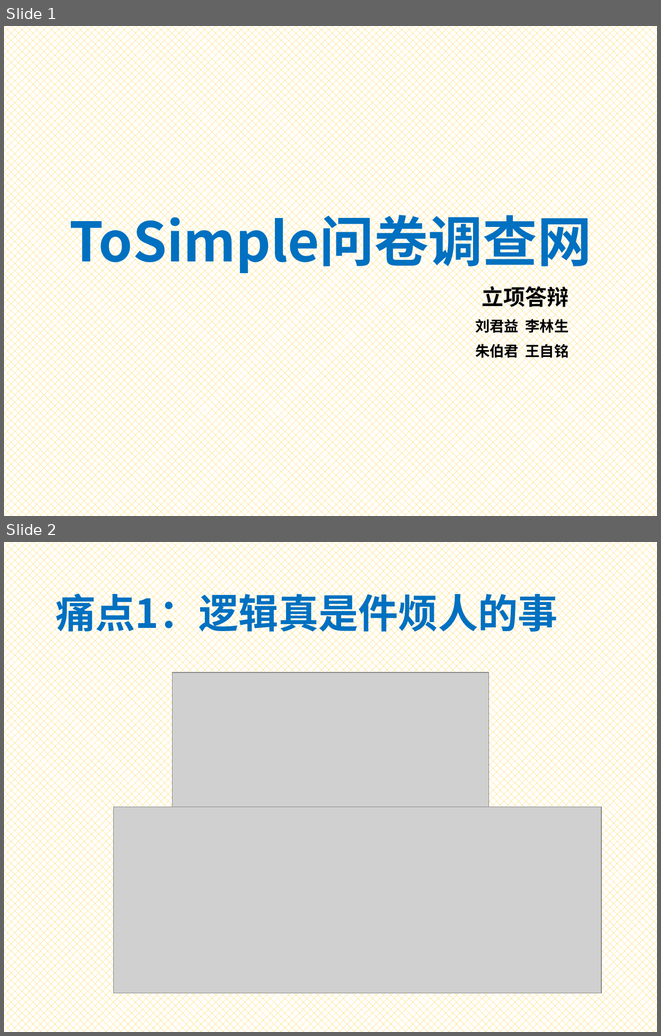
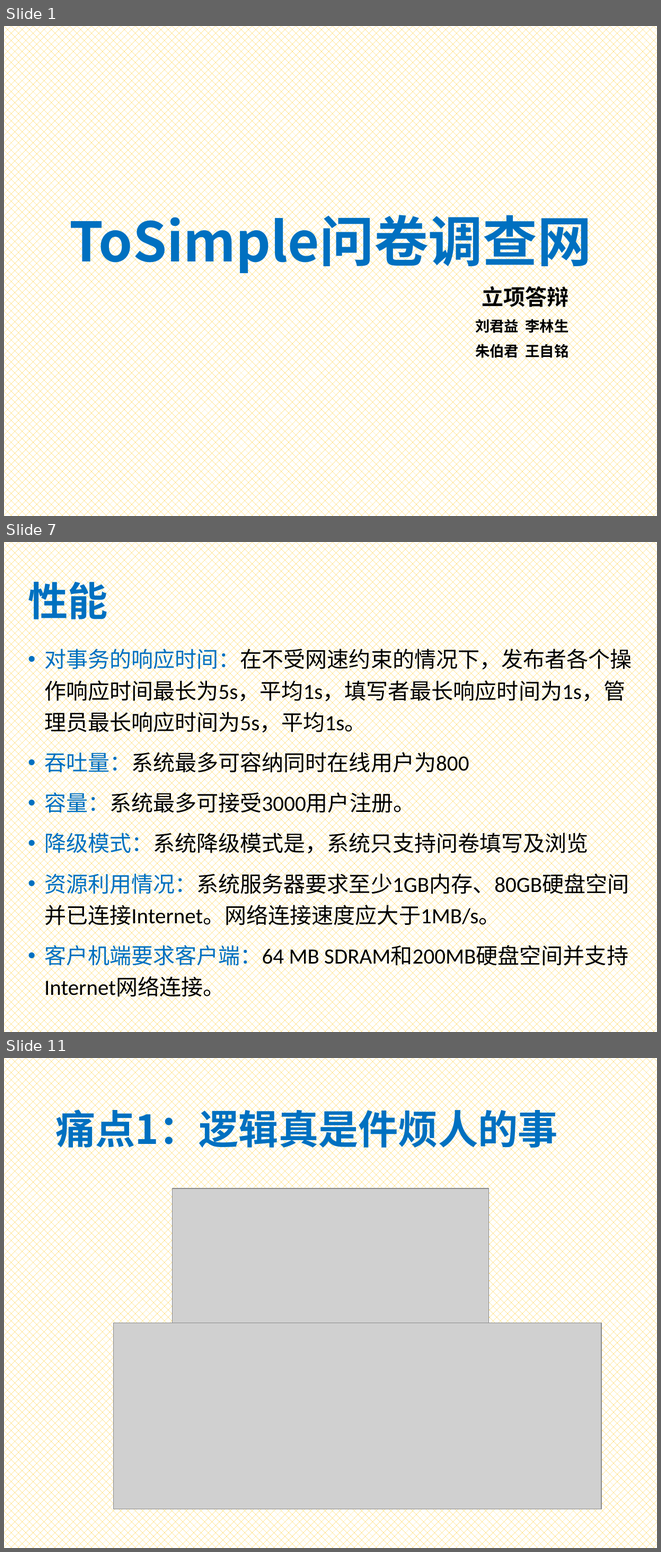
Before and after one commit to Bonjourz/to-simple, a slide deck: Presentation2 Template.pptx. Shown one above the other, each under a label of ours: slides 1 and 2 before the commit, slides 1, 7 and 11 after it; the slides between them are not shown. The pictures are 661x1036 and 661x1552 pixels, drawn with LibreOffice and Linux fonts; fonts in the diff are those of the drawing; grey boxes stand for pictures. Boxes give left, top, right and bottom in pixels: in the first picture for what was removed or moved away, otherwise in the second. Text is boxed around its words. In the diff, an @@ line names an element or a change of style, - is before the commit and + after.

Commit message:
ppt use

```diff
--- a/Presentation2 Template.pptx
+++ b/Presentation2 Template.pptx
@@ slide 7 added at bbox=[4, 542, 657, 1032], background pattern #FFC000 on #FFFFFF @@
@@ title added at bbox=[28, 575, 108, 626], 44 pt, text #0070C0, bold @@
+性能
@@ text added at bbox=[44, 645, 632, 969], 24 pt, text #000000 @@
+• 对事务的响应时间：在不受网速约束的情况下，发布者各个操作响应时间最长为5s，平均1s，填写者最长响应时间为1s，管理员最长响应时间为5s，平均1s。
+• 吞吐量：系统最多可容纳同时在线用户为800
+• 容量：系统最多可接受3000用户注册。
+• 降级模式：系统降级模式是，系统只支持问卷填写及浏览
+• 资源利用情况：系统服务器要求至少1GB内存、80GB硬盘空间并已连接Internet。网络连接速度应大于1MB/s。
+• 客户机端要求客户端：64 MB SDRAM和200MB硬盘空间并支持Internet网络连接。
@@ what was slide 2 is now slide 11 @@
```
Also in this commit, not shown: 2 slides changed, 18 other slides added, 6 slides removed.
